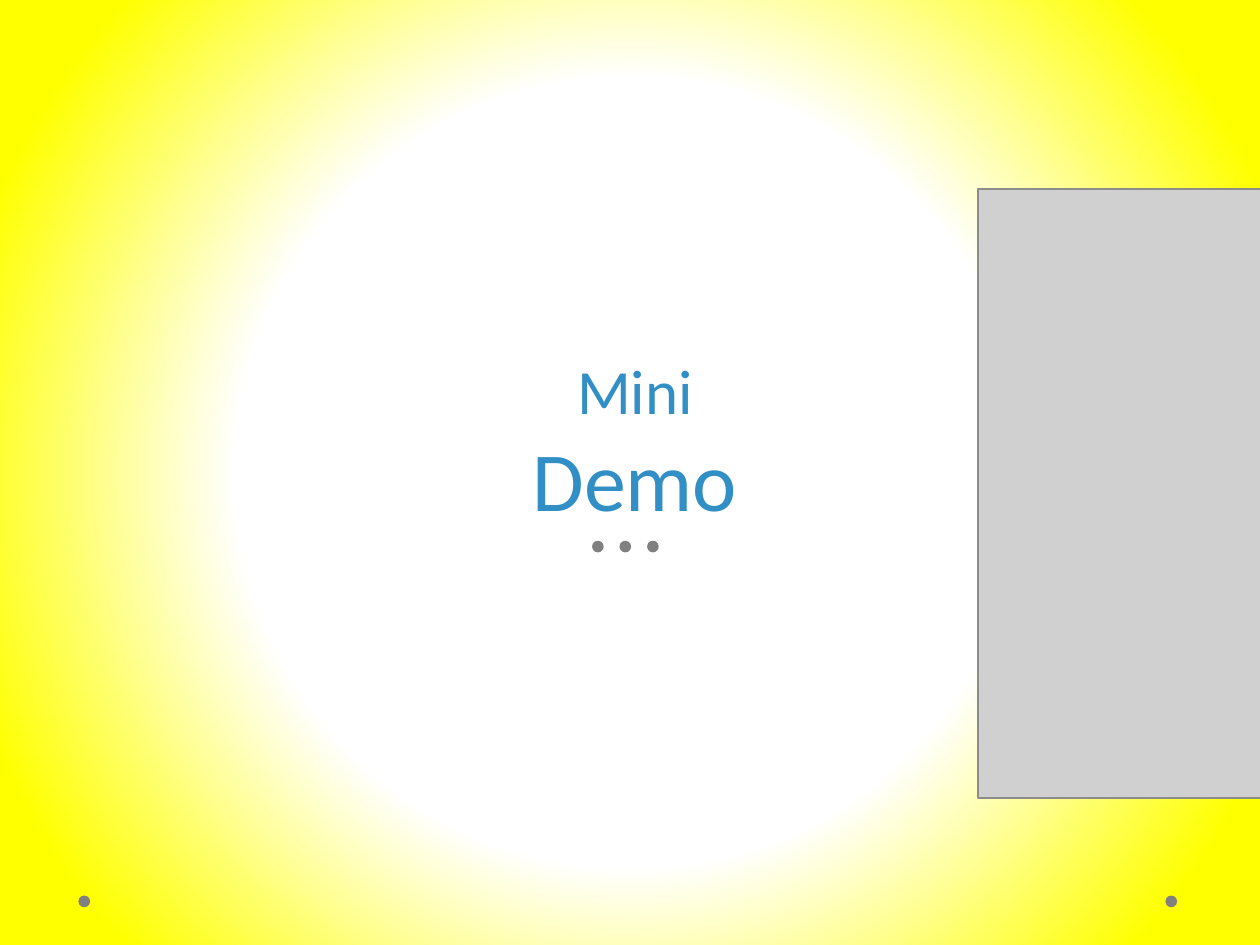
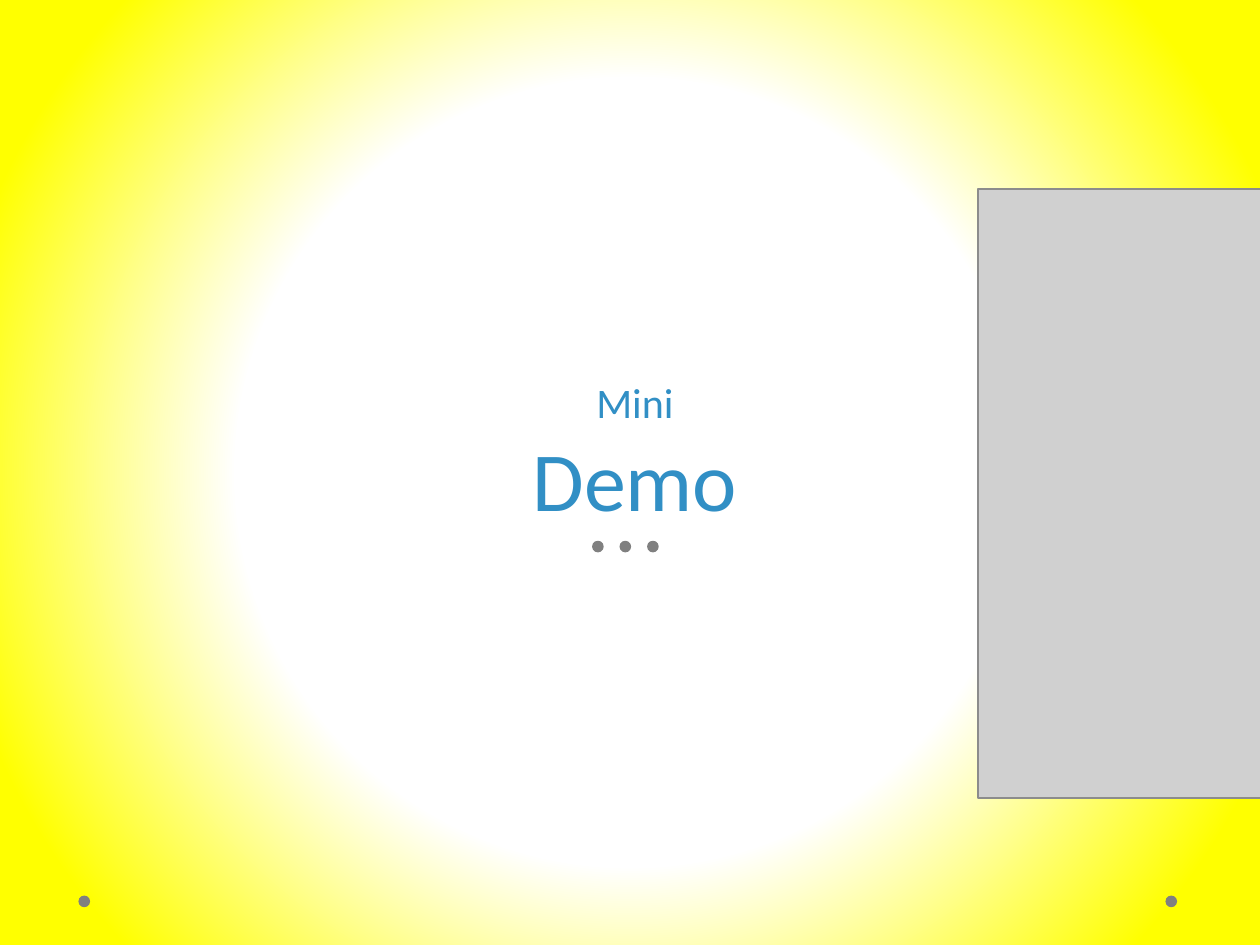
Before and after one commit to murtazahaveliwala/technext-angularjs-demo, a slide deck: slide 17 of Introduction to AngularJs.pptx. Drawn at 1260x945 pixels with LibreOffice and Linux fonts; fonts in the diff are those of the drawing; grey boxes stand for pictures. Boxes give left, top, right and bottom in pixels: in the first picture for what was removed or moved away, otherwise in the second. Text is boxed around its words. In the diff, an @@ line names an element or a change of style, - is before the commit and + after.

```diff
--- a/Introduction to AngularJs.pptx
+++ b/Introduction to AngularJs.pptx
@@ title "Mini Demo" at (533,389,738,512): size 36 to 24 pt in "Mini" @@
```
Also in this commit, not shown: 1 other slide changed.
